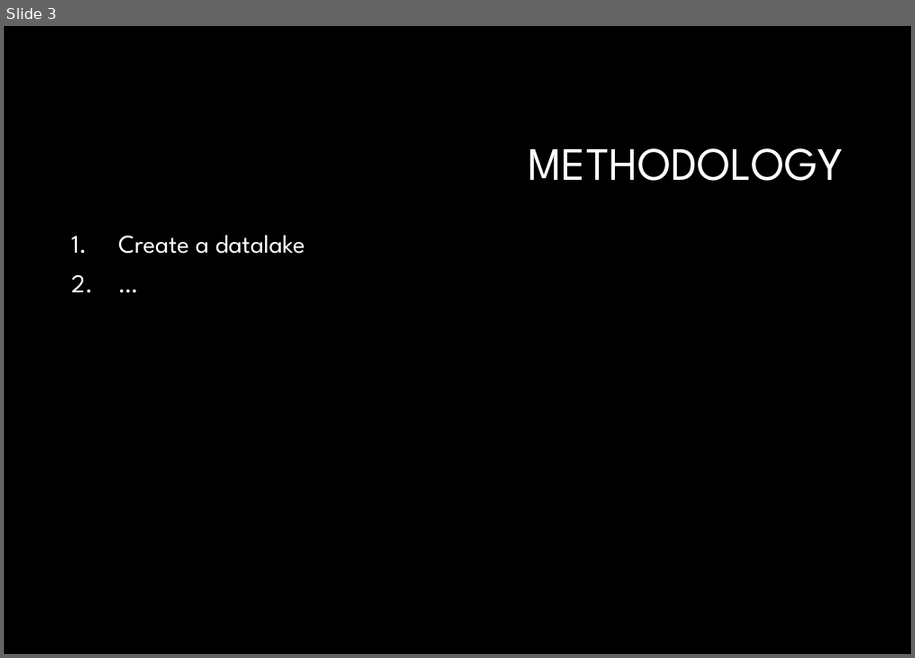
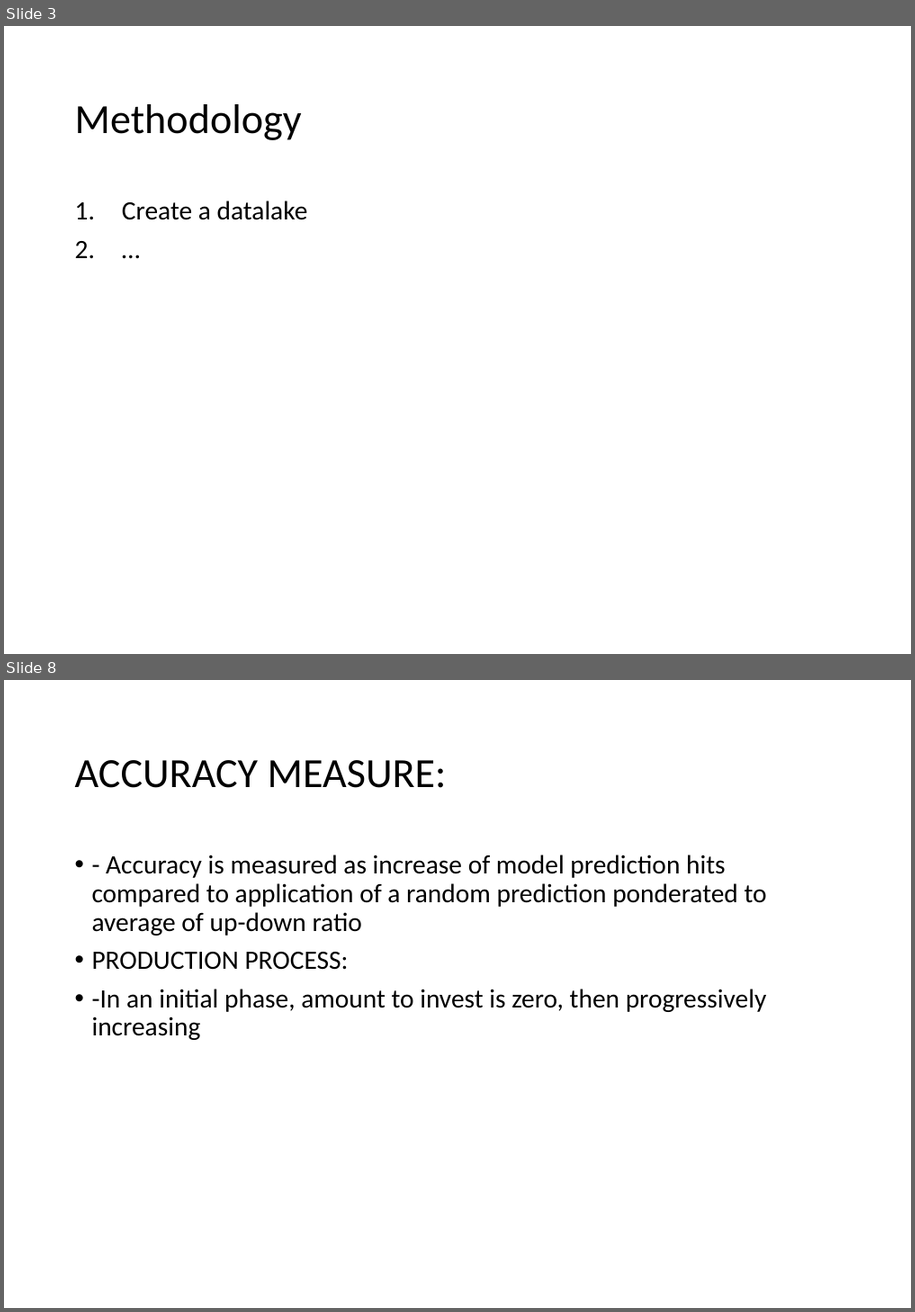
Before and after one commit to databellum-ai/climatrade, a slide deck: docs/climatrade.pptx. Shown one above the other, each under a label of ours: slide 3 before the commit, slides 3 and 8 after it; the slides between them are not shown. The pictures are 915x658 and 915x1312 pixels, drawn with LibreOffice and Linux fonts; fonts in the diff are those of the drawing; background and template pictures are left out. Boxes give left, top, right and bottom in pixels: in the first picture for what was removed or moved away, otherwise in the second. Text is boxed around its words. In the diff, an @@ line names an element or a change of style, - is before the commit and + after.

```diff
--- a/docs/climatrade.pptx
+++ b/docs/climatrade.pptx
@@ slide 8 added at <box>4,680,911,1308</box>, background #FFFFFF @@
@@ title added at <box>75,760,447,788</box>, 35.8 pt, text #000000 @@
+ACCURACY MEASURE:
@@ text added at <box>92,855,767,1040</box>, 22.8 pt, text #000000 @@
+• - Accuracy is measured as increase of model prediction hits compared to application of a random prediction ponderated to average of up-down ratio
+• PRODUCTION PROCESS:
+• -In an initial phase, amount to invest is zero, then progressively increasing
@@ slide 3 changed as well @@
@@ background #000000 to #FFFFFF @@
@@ title at <box>75,104,302,140</box>: text changed; size 40 to 35.8 pt; font League Spartan to Calibri; text colour #FFFFFF to #000000 @@
-METHODOLOGY
+Methodology
@@ text "Create a datalake": place and size @@
-text "Create a datalake" at <box>118,235,306,254</box>
+text "Create a datalake" at <box>122,201,308,220</box>
@@ text "Create a datalake" at <box>122,201,308,220</box>: size 22 to 22.8 pt, font League Spartan to Calibri, text colour #FFFFFF to #000000; less space between paragraphs @@
```
Also in this commit, not shown: 2 other slides changed, 6 other slides added, 2 other files.
